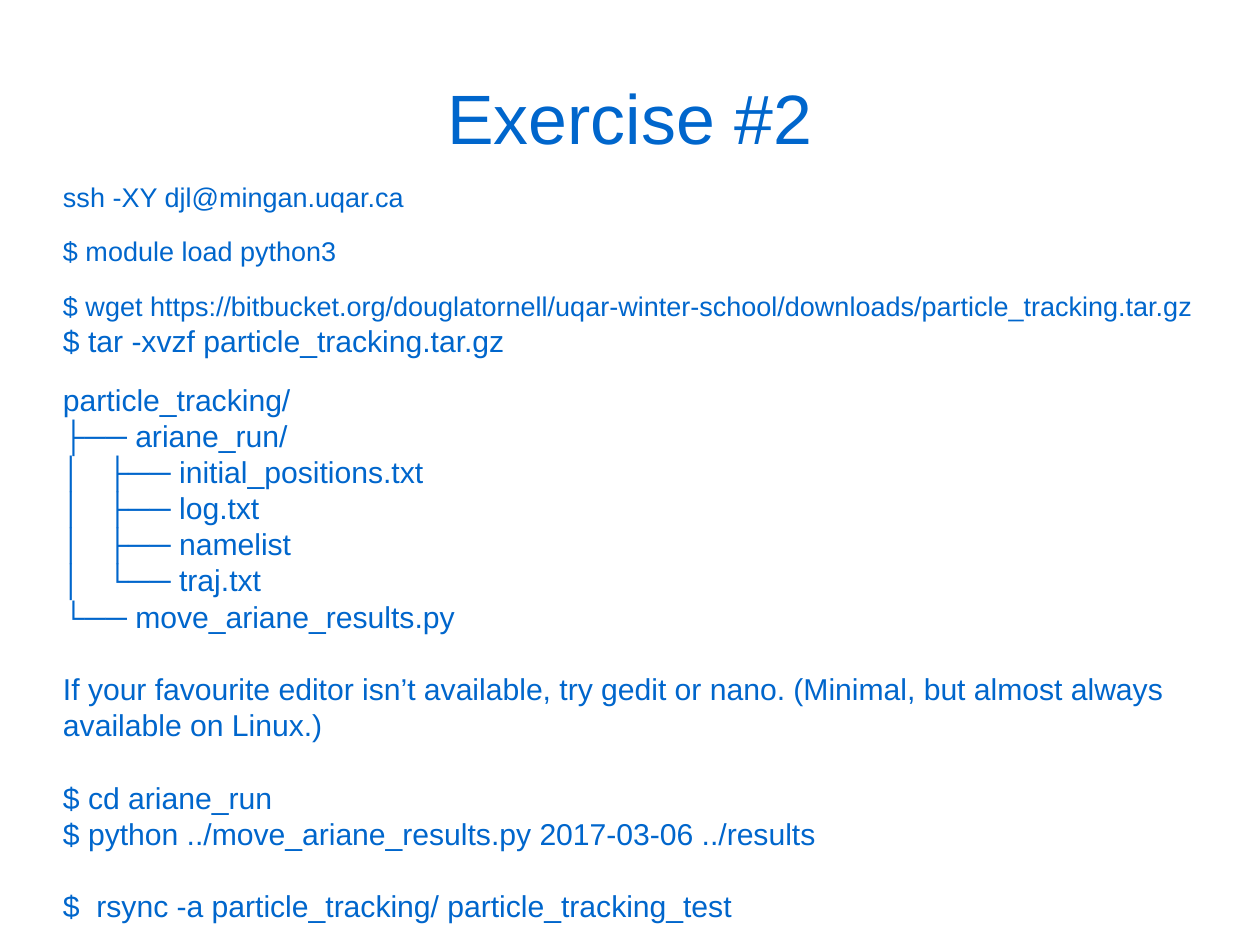
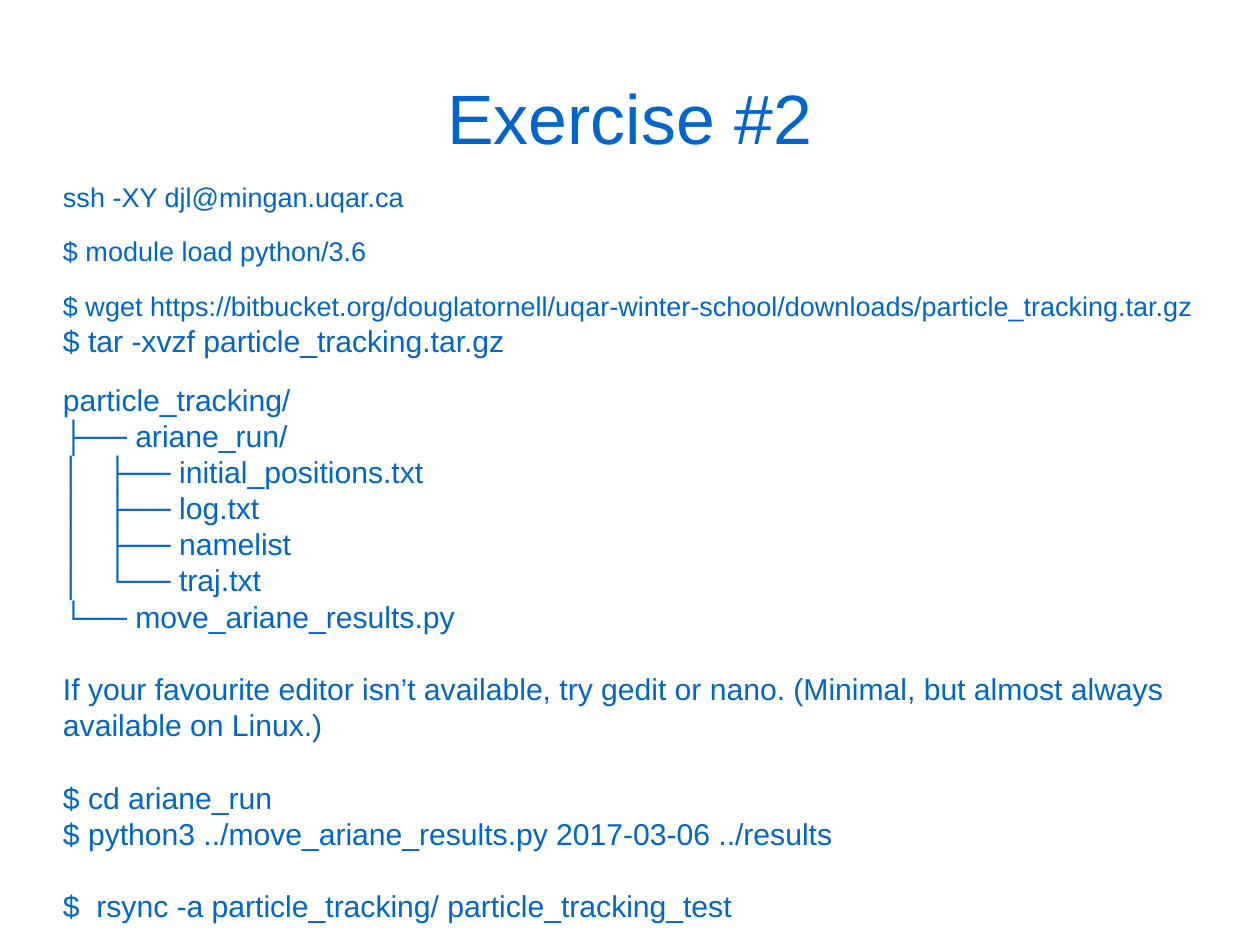
Before and after one commit to douglatornell/UQAR-Winter-School, a slide deck: slide 67 of slides.odp. Drawn at 1260x945 pixels with LibreOffice and Linux fonts; fonts in the diff are those of the drawing. Boxes give left, top, right and bottom in pixels: in the first picture for what was removed or moved away, otherwise in the second. Text is boxed around its words. In the diff, an @@ line names an element or a change of style, - is before the commit and + after.

Commit message:
Fix module load command for Python 3.6 on mingan cluster.

```diff
--- a/slides.odp
+++ b/slides.odp
@@ text at (x1=85, y1=241, x2=366, y2=266): text changed @@
-$ module load python3
+$ module load python/3.6
@@ text at (x1=88, y1=823, x2=832, y2=851): text changed @@
-$ python ../move_ariane_results.py 2017-03-06 ../results
+$ python3 ../move_ariane_results.py 2017-03-06 ../results
```
